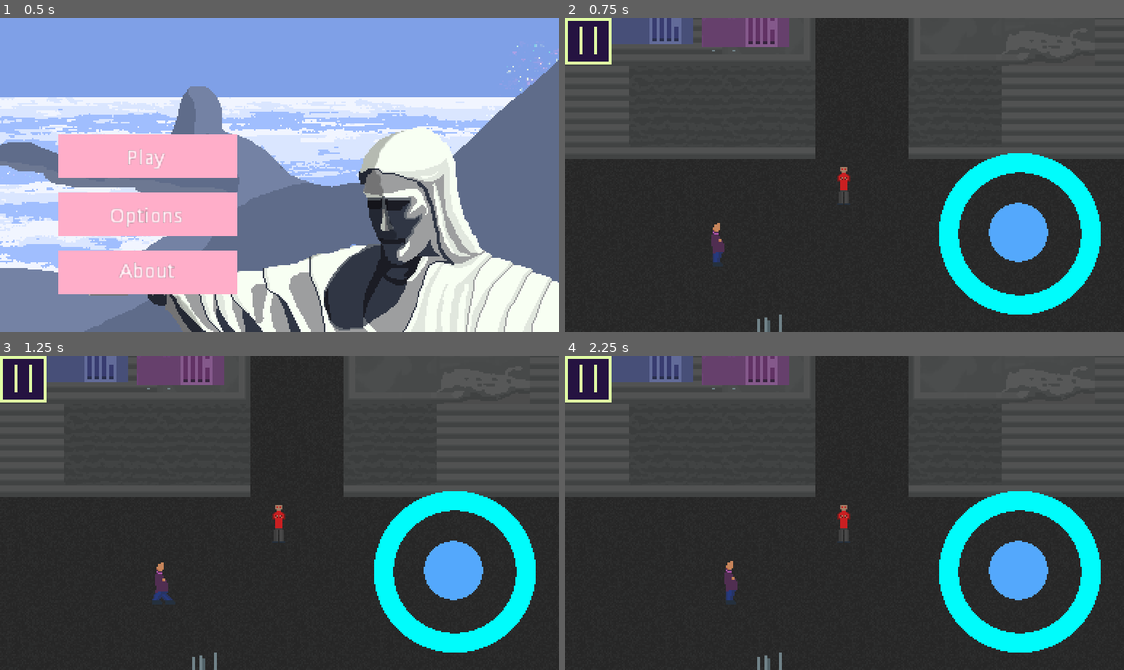
Above: before the commit, frames 1-4 (two rows, left to right).
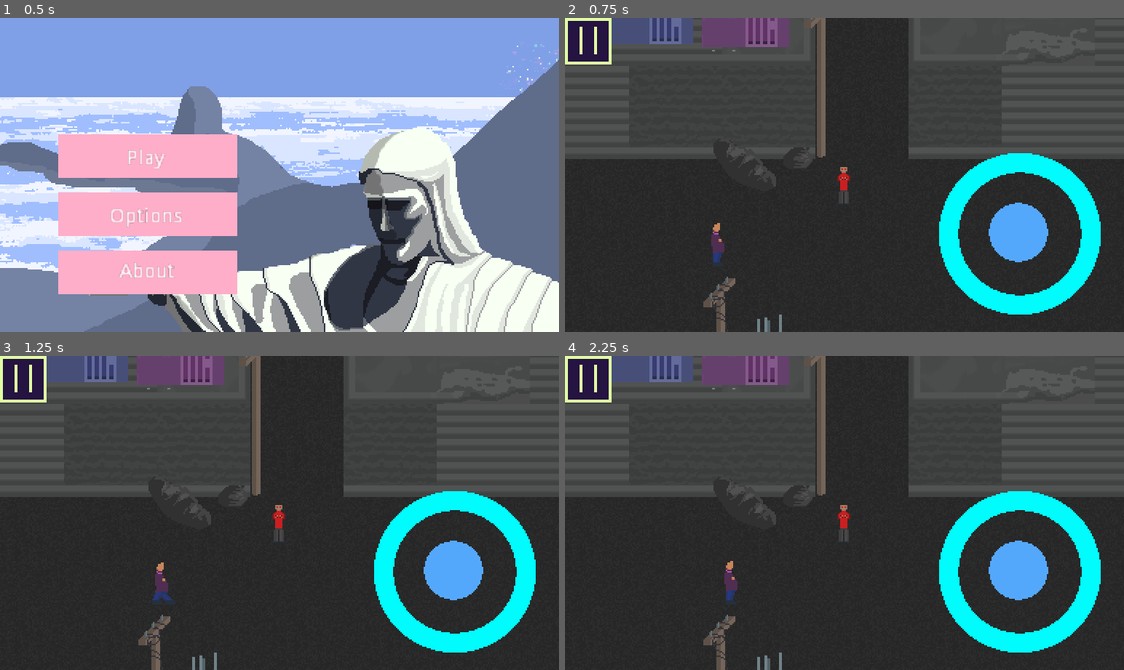
Above: after the commit, the same moments.

Repository: StitchedTeam/werewolf
Game: Godot game, scene res://GameScenes/MainMenu.tscn
Same seed, same stepped clock (60 frames per second), same inputs: the game is played once before the commit and once after it.
Inputs (mouse positions are in pixels of both pictures, inside the frame that each line leads up to):
- Up to frame 1 (0.5 s): no input
- Up to frame 2 (0.75 s): click "Play" at 0.5 s
- Up to frame 3 (1.25 s): no input
- Up to frame 4 (2.25 s): click (592, 384) at 1.25 s; click "Resume" at 2 s

Frame 1 is identical in both runs. In frame 2, 1.3% of the frame differs, in the area x 24-47%, y 0-100%; in frame 3, 1.3%; in frame 4, 1.3%.

Commit message:
Added scenario details

Diff:
--- a/Werewolf/Props/Scenario.tscn
+++ b/Werewolf/Props/Scenario.tscn
@@ -1,7 +1,8 @@
-[gd_scene load_steps=5 format=2]
+[gd_scene load_steps=6 format=2]
 
 [ext_resource path="res://Resources/Tilesets/background.tres" type="TileSet" id=1]
 [ext_resource path="res://Resources/Tilesets/houses.tres" type="TileSet" id=2]
+[ext_resource path="res://Resources/Tilesets/Elements.tres" type="TileSet" id=3]
 
 [sub_resource type="OccluderPolygon2D" id=1]
 
@@ -62,6 +63,26 @@
 "_edit_lock_": true
 }
 
+[node name="UpElements" type="TileMap" parent="."]
+mode = 0
+tile_set = ExtResource( 3 )
+cell_size = Vector2( 32, 32 )
+cell_quadrant_size = 16
+cell_custom_transform = Transform2D( 1, 0, 0, 1, 0, 0 )
+cell_half_offset = 2
+cell_tile_origin = 0
+cell_y_sort = false
+cell_clip_uv = false
+collision_use_kinematic = false
+collision_friction = 1.0
+collision_bounce = 0.0
+collision_layer = 8
+collision_mask = 8
+occluder_light_mask = 1
+format = 1
+tile_data = PoolIntArray( -262130, 19, 0, -196606, 21, 0, -65525, 20, 0, 196608, 0, 0, 196611, 11, 0, 196630, 10, 0, 262153, 5, 0, 262164, 19, 0, 327684, 20, 0, 327689, 21, 0, 327691, 15, 0, 458764, 19, 0, 458774, 18, 0, 524290, 21, 0, 786432, 3, 0, 851990, 3, 0, 983042, 12, 0, 983048, 10, 0, 983049, 1, 0, 983053, 11, 0, 983061, 10, 0, 983063, 11, 0, 1114123, 15, 0 )
+_sections_unfolded = [ "Cell", "Collision" ]
+
 [node name="LightOccluding" type="Node2D" parent="."]
 editor/display_folded = true
 
--- /dev/null
+++ b/Werewolf/Resources/Tilesets/Elements.tres
@@ -0,0 +1,268 @@
+[gd_resource type="TileSet" load_steps=4 format=2]
+
+[ext_resource path="res://Assets/Sprites/Scenario/MedStuff.png" type="Texture" id=1]
+[ext_resource path="res://Assets/Sprites/Scenario/SmallStuff.png" type="Texture" id=2]
+[ext_resource path="res://Assets/Sprites/Scenario/TallStuff.png" type="Texture" id=3]
+
+[resource]
+
+0/name = "Sprite"
+0/texture = ExtResource( 1 )
+0/tex_offset = Vector2( 0, 0 )
+0/modulate = Color( 1, 1, 1, 1 )
+0/region = Rect2( 0, 0, 90, 90 )
+0/tile_mode = 0
+0/occluder_offset = Vector2( 0, 0 )
+0/navigation_offset = Vector2( 0, 0 )
+0/shapes = [  ]
+0/z_index = 0
+1/name = "Sprite9"
+1/texture = ExtResource( 1 )
+1/tex_offset = Vector2( 0, 0 )
+1/modulate = Color( 1, 1, 1, 1 )
+1/region = Rect2( 180, 90, 90, 90 )
+1/tile_mode = 0
+1/occluder_offset = Vector2( 0, 0 )
+1/navigation_offset = Vector2( 0, 0 )
+1/shapes = [  ]
+1/z_index = 0
+2/name = "Sprite2"
+2/texture = ExtResource( 1 )
+2/tex_offset = Vector2( 0, 0 )
+2/modulate = Color( 1, 1, 1, 1 )
+2/region = Rect2( 90, 0, 90, 90 )
+2/tile_mode = 0
+2/occluder_offset = Vector2( 0, 0 )
+2/navigation_offset = Vector2( 0, 0 )
+2/shapes = [  ]
+2/z_index = 0
+3/name = "Sprite8"
+3/texture = ExtResource( 1 )
+3/tex_offset = Vector2( 0, 0 )
+3/modulate = Color( 1, 1, 1, 1 )
+3/region = Rect2( 270, 90, 90, 90 )
+3/tile_mode = 0
+3/occluder_offset = Vector2( 0, 0 )
+3/navigation_offset = Vector2( 0, 0 )
+3/shapes = [  ]
+3/z_index = 0
+4/name = "Sprite3"
+4/texture = ExtResource( 1 )
+4/tex_offset = Vector2( 0, 0 )
+4/modulate = Color( 1, 1, 1, 1 )
+4/region = Rect2( 180, 0, 90, 90 )
+4/tile_mode = 0
+4/occluder_offset = Vector2( 0, 0 )
+4/navigation_offset = Vector2( 0, 0 )
+4/shapes = [  ]
+4/z_index = 0
+5/name = "Sprite12"
+5/texture = ExtResource( 1 )
+5/tex_offset = Vector2( 0, 0 )
+5/modulate = Color( 1, 1, 1, 1 )
+5/region = Rect2( 360, 90, 90, 90 )
+5/tile_mode = 0
+5/occluder_offset = Vector2( 0, 0 )
+5/navigation_offset = Vector2( 0, 0 )
+5/shapes = [  ]
+5/z_index = 0
+6/name = "Sprite4"
+6/texture = ExtResource( 1 )
+6/tex_offset = Vector2( 0, 0 )
+6/modulate = Color( 1, 1, 1, 1 )
+6/region = Rect2( 270, 0, 90, 90 )
+6/tile_mode = 0
+6/occluder_offset = Vector2( 0, 0 )
+6/navigation_offset = Vector2( 0, 0 )
+6/shapes = [  ]
+6/z_index = 0
+7/name = "Sprite10"
+7/texture = ExtResource( 1 )
+7/tex_offset = Vector2( 0, 0 )
+7/modulate = Color( 1, 1, 1, 1 )
+7/region = Rect2( 0, 180, 90, 90 )
+7/tile_mode = 0
+7/occluder_offset = Vector2( 0, 0 )
+7/navigation_offset = Vector2( 0, 0 )
+7/shapes = [  ]
+7/z_index = 0
+8/name = "Sprite5"
+8/texture = ExtResource( 1 )
+8/tex_offset = Vector2( 0, 0 )
+8/modulate = Color( 1, 1, 1, 1 )
+8/region = Rect2( 360, 0, 90, 90 )
+8/tile_mode = 0
+8/occluder_offset = Vector2( 0, 0 )
+8/navigation_offset = Vector2( 0, 0 )
+8/shapes = [  ]
+8/z_index = 0
+9/name = "Sprite11"
+9/texture = ExtResource( 1 )
+9/tex_offset = Vector2( 0, 0 )
+9/modulate = Color( 1, 1, 1, 1 )
+9/region = Rect2( 90, 180, 90, 90 )
+9/tile_mode = 0
+9/occluder_offset = Vector2( 0, 0 )
+9/navigation_offset = Vector2( 0, 0 )
+9/shapes = [  ]
+9/z_index = 0
+10/name = "Sprite6"
+10/texture = ExtResource( 1 )
+10/tex_offset = Vector2( 0, 0 )
+10/modulate = Color( 1, 1, 1, 1 )
+10/region = Rect2( 0, 90, 90, 90 )
+10/tile_mode = 0
+10/occluder_offset = Vector2( 0, 0 )
+10/navigation_offset = Vector2( 0, 0 )
+10/shapes = [  ]
+10/z_index = 0
+11/name = "Sprite13"
+11/texture = ExtResource( 1 )
+11/tex_offset = Vector2( 0, 0 )
+11/modulate = Color( 1, 1, 1, 1 )
+11/region = Rect2( 180, 180, 90, 90 )
+11/tile_mode = 0
+11/occluder_offset = Vector2( 0, 0 )
+11/navigation_offset = Vector2( 0, 0 )
+11/shapes = [  ]
+11/z_index = 0
+12/name = "Sprite7"
+12/texture = ExtResource( 1 )
+12/tex_offset = Vector2( 0, 0 )
+12/modulate = Color( 1, 1, 1, 1 )
+12/region = Rect2( 90, 90, 90, 90 )
+12/tile_mode = 0
+12/occluder_offset = Vector2( 0, 0 )
+12/navigation_offset = Vector2( 0, 0 )
+12/shapes = [  ]
+12/z_index = 0
+13/name = "Sprite14"
+13/texture = ExtResource( 2 )
+13/tex_offset = Vector2( 0, 0 )
+13/modulate = Color( 1, 1, 1, 1 )
+13/region = Rect2( 0, 0, 40, 40 )
+13/tile_mode = 0
+13/occluder_offset = Vector2( 0, 0 )
+13/navigation_offset = Vector2( 0, 0 )
+13/shapes = [  ]
+13/z_index = 0
+14/name = "Sprite16"
+14/texture = ExtResource( 2 )
+14/tex_offset = Vector2( 0, 0 )
+14/modulate = Color( 1, 1, 1, 1 )
+14/region = Rect2( 80, 0, 40, 40 )
+14/tile_mode = 0
+14/occluder_offset = Vector2( 0, 0 )
+14/navigation_offset = Vector2( 0, 0 )
+14/shapes = [  ]
+14/z_index = 0
+15/name = "Sprite15"
+15/texture = ExtResource( 2 )
+15/tex_offset = Vector2( 0, 0 )
+15/modulate = Color( 1, 1, 1, 1 )
+15/region = Rect2( 40, 0, 40, 40 )
+15/tile_mode = 0
+15/occluder_offset = Vector2( 0, 0 )
+15/navigation_offset = Vector2( 0, 0 )
+15/shapes = [  ]
+15/z_index = 0
+16/name = "Sprite17"
+16/texture = ExtResource( 2 )
+16/tex_offset = Vector2( 0, 0 )
+16/modulate = Color( 1, 1, 1, 1 )
+16/region = Rect2( 120, 0, 40, 40 )
+16/tile_mode = 0
+16/occluder_offset = Vector2( 0, 0 )
+16/navigation_offset = Vector2( 0, 0 )
+16/shapes = [  ]
+16/z_index = 0
+17/name = "Sprite18"
+17/texture = ExtResource( 3 )
+17/tex_offset = Vector2( 0, 0 )
+17/modulate = Color( 1, 1, 1, 1 )
+17/region = Rect2( 0, 0, 65, 225 )
+17/tile_mode = 0
+17/occluder_offset = Vector2( 0, 0 )
+17/navigation_offset = Vector2( 0, 0 )
+17/shapes = [  ]
+17/z_index = 0
+18/name = "Sprite19"
+18/texture = ExtResource( 3 )
+18/tex_offset = Vector2( 0, 0 )
+18/modulate = Color( 1, 1, 1, 1 )
+18/region = Rect2( 65, 0, 65, 225 )
+18/tile_mode = 0
+18/occluder_offset = Vector2( 0, 0 )
+18/navigation_offset = Vector2( 0, 0 )
+18/shapes = [  ]
+18/z_index = 0
+19/name = "Sprite20"
+19/texture = ExtResource( 3 )
+19/tex_offset = Vector2( 0, 0 )
+19/modulate = Color( 1, 1, 1, 1 )
+19/region = Rect2( 130, 0, 65, 225 )
+19/tile_mode = 0
+19/occluder_offset = Vector2( 0, 0 )
+19/navigation_offset = Vector2( 0, 0 )
+19/shapes = [  ]
+19/z_index = 0
+20/name = "Sprite21"
+20/texture = ExtResource( 3 )
+20/tex_offset = Vector2( 0, 0 )
+20/modulate = Color( 1, 1, 1, 1 )
+20/region = Rect2( 195, 0, 65, 225 )
+20/tile_mode = 0
+20/occluder_offset = Vector2( 0, 0 )
+20/navigation_offset = Vector2( 0, 0 )
+20/shapes = [  ]
+20/z_index = 0
+21/name = "Sprite22"
+21/texture = ExtResource( 3 )
+21/tex_offset = Vector2( 0, 0 )
+21/modulate = Color( 1, 1, 1, 1 )
+21/region = Rect2( 260, 0, 65, 225 )
+21/tile_mode = 0
+21/occluder_offset = Vector2( 0, 0 )
+21/navigation_offset = Vector2( 0, 0 )
+21/shapes = [  ]
+21/z_index = 0
+22/name = "Sprite23"
+22/texture = ExtResource( 3 )
+22/tex_offset = Vector2( 0, 0 )
+22/modulate = Color( 1, 1, 1, 1 )
+22/region = Rect2( 325, 0, 65, 225 )
+22/tile_mode = 0
+22/occluder_offset = Vector2( 0, 0 )
+22/navigation_offset = Vector2( 0, 0 )
+22/shapes = [  ]
+22/z_index = 0
+23/name = "Sprite24"
+23/texture = ExtResource( 3 )
+23/tex_offset = Vector2( 0, 0 )
+23/modulate = Color( 1, 1, 1, 1 )
+23/region = Rect2( 390, 0, 65, 225 )
+23/tile_mode = 0
+23/occluder_offset = Vector2( 0, 0 )
+23/navigation_offset = Vector2( 0, 0 )
+23/shapes = [  ]
+23/z_index = 0
+24/name = "Sprite25"
+24/texture = ExtResource( 3 )
+24/tex_offset = Vector2( 0, 0 )
+24/modulate = Color( 1, 1, 1, 1 )
+24/region = Rect2( 455, 0, 65, 225 )
+24/tile_mode = 0
+24/occluder_offset = Vector2( 0, 0 )
+24/navigation_offset = Vector2( 0, 0 )
+24/shapes = [  ]
+24/z_index = 0
+25/name = "Sprite26"
+25/texture = ExtResource( 3 )
+25/tex_offset = Vector2( 0, 0 )
+25/modulate = Color( 1, 1, 1, 1 )
+25/region = Rect2( 520, 0, 65, 225 )
+25/tile_mode = 0
+25/occluder_offset = Vector2( 0, 0 )
+25/navigation_offset = Vector2( 0, 0 )
+25/shapes = [  ]
+25/z_index = 0
--- /dev/null
+++ b/Werewolf/Resources/Tilesets/Elements.tscn
@@ -0,0 +1,224 @@
+[gd_scene load_steps=4 format=2]
+
+[ext_resource path="res://Assets/Sprites/Scenario/MedStuff.png" type="Texture" id=1]
+[ext_resource path="res://Assets/Sprites/Scenario/SmallStuff.png" type="Texture" id=2]
+[ext_resource path="res://Assets/Sprites/Scenario/TallStuff.png" type="Texture" id=3]
+
+[node name="Elements" type="Node"]
+
+[node name="Sprite" type="Sprite" parent="."]
+texture = ExtResource( 1 )
+centered = false
+vframes = 3
+hframes = 5
+_sections_unfolded = [ "Animation", "Offset" ]
+
+[node name="Sprite9" type="Sprite" parent="."]
+position = Vector2( 0, 90 )
+texture = ExtResource( 1 )
+centered = false
+vframes = 3
+hframes = 5
+frame = 7
+_sections_unfolded = [ "Animation", "Offset" ]
+
+[node name="Sprite2" type="Sprite" parent="."]
+position = Vector2( 90, 0 )
+texture = ExtResource( 1 )
+centered = false
+vframes = 3
+hframes = 5
+frame = 1
+_sections_unfolded = [ "Animation", "Offset" ]
+
+[node name="Sprite8" type="Sprite" parent="."]
+position = Vector2( 90, 90 )
+texture = ExtResource( 1 )
+centered = false
+vframes = 3
+hframes = 5
+frame = 8
+_sections_unfolded = [ "Animation", "Offset" ]
+
+[node name="Sprite3" type="Sprite" parent="."]
+position = Vector2( 180, 0 )
+texture = ExtResource( 1 )
+centered = false
+vframes = 3
+hframes = 5
+frame = 2
+_sections_unfolded = [ "Animation", "Offset" ]
+
+[node name="Sprite12" type="Sprite" parent="."]
+position = Vector2( 180, 90 )
+texture = ExtResource( 1 )
+centered = false
+vframes = 3
+hframes = 5
+frame = 9
+_sections_unfolded = [ "Animation", "Offset" ]
+
+[node name="Sprite4" type="Sprite" parent="."]
+position = Vector2( 270, 0 )
+texture = ExtResource( 1 )
+centered = false
+vframes = 3
+hframes = 5
+frame = 3
+_sections_unfolded = [ "Animation", "Offset" ]
+
+[node name="Sprite10" type="Sprite" parent="."]
+position = Vector2( 270, 90 )
+texture = ExtResource( 1 )
+centered = false
+vframes = 3
+hframes = 5
+frame = 10
+_sections_unfolded = [ "Animation", "Offset" ]
+
+[node name="Sprite5" type="Sprite" parent="."]
+position = Vector2( 360, 0 )
+texture = ExtResource( 1 )
+centered = false
+vframes = 3
+hframes = 5
+frame = 4
+_sections_unfolded = [ "Animation", "Offset" ]
+
+[node name="Sprite11" type="Sprite" parent="."]
+position = Vector2( 360, 90 )
+texture = ExtResource( 1 )
+centered = false
+vframes = 3
+hframes = 5
+frame = 11
+_sections_unfolded = [ "Animation", "Offset" ]
+
+[node name="Sprite6" type="Sprite" parent="."]
+position = Vector2( 450, 0 )
+texture = ExtResource( 1 )
+centered = false
+vframes = 3
+hframes = 5
+frame = 5
+_sections_unfolded = [ "Animation", "Offset" ]
+
+[node name="Sprite13" type="Sprite" parent="."]
+position = Vector2( 450, 90 )
+texture = ExtResource( 1 )
+centered = false
+vframes = 3
+hframes = 5
+frame = 12
+_sections_unfolded = [ "Animation", "Offset" ]
+
+[node name="Sprite7" type="Sprite" parent="."]
+position = Vector2( 540, 0 )
+texture = ExtResource( 1 )
+centered = false
+vframes = 3
+hframes = 5
+frame = 6
+_sections_unfolded = [ "Animation", "Offset" ]
+
+[node name="Sprite14" type="Sprite" parent="."]
+position = Vector2( 540, 90 )
+texture = ExtResource( 2 )
+centered = false
+hframes = 4
+_sections_unfolded = [ "Animation", "Offset" ]
+
+[node name="Sprite16" type="Sprite" parent="."]
+position = Vector2( 540, 130 )
+texture = ExtResource( 2 )
+centered = false
+hframes = 4
+frame = 2
+_sections_unfolded = [ "Animation", "Offset", "Region" ]
+
+[node name="Sprite15" type="Sprite" parent="."]
+position = Vector2( 580, 90 )
+texture = ExtResource( 2 )
+centered = false
+hframes = 4
+frame = 1
+_sections_unfolded = [ "Animation", "Offset" ]
+
+[node name="Sprite17" type="Sprite" parent="."]
+position = Vector2( 580, 130 )
+texture = ExtResource( 2 )
+centered = false
+hframes = 4
+frame = 3
+_sections_unfolded = [ "Animation", "Offset" ]
+
+[node name="Sprite18" type="Sprite" parent="."]
+position = Vector2( 0, 180 )
+texture = ExtResource( 3 )
+centered = false
+hframes = 9
+_sections_unfolded = [ "Animation", "Offset", "texture" ]
+
+[node name="Sprite19" type="Sprite" parent="."]
+position = Vector2( 65, 180 )
+texture = ExtResource( 3 )
+centered = false
+hframes = 9
+frame = 1
+_sections_unfolded = [ "Animation", "Offset", "texture" ]
+
+[node name="Sprite20" type="Sprite" parent="."]
+position = Vector2( 130, 180 )
+texture = ExtResource( 3 )
+centered = false
+hframes = 9
+frame = 2
+_sections_unfolded = [ "Animation", "Offset", "texture" ]
+
+[node name="Sprite21" type="Sprite" parent="."]
+position = Vector2( 195, 180 )
+texture = ExtResource( 3 )
+centered = false
+hframes = 9
+frame = 3
+_sections_unfolded = [ "Animation", "Offset", "texture" ]
+
+[node name="Sprite22" type="Sprite" parent="."]
+position = Vector2( 260, 180 )
+texture = ExtResource( 3 )
+centered = false
+hframes = 9
+frame = 4
+_sections_unfolded = [ "Animation", "Offset", "texture" ]
+
+[node name="Sprite23" type="Sprite" parent="."]
+position = Vector2( 325, 180 )
+texture = ExtResource( 3 )
+centered = false
+hframes = 9
+frame = 5
+_sections_unfolded = [ "Animation", "Offset", "texture" ]
+
+[node name="Sprite24" type="Sprite" parent="."]
+position = Vector2( 390, 180 )
+texture = ExtResource( 3 )
+centered = false
+hframes = 9
+frame = 6
+_sections_unfolded = [ "Animation", "Offset", "texture" ]
+
+[node name="Sprite25" type="Sprite" parent="."]
+position = Vector2( 455, 180 )
+texture = ExtResource( 3 )
+centered = false
+hframes = 9
+frame = 7
+_sections_unfolded = [ "Animation", "Offset", "texture" ]
+
+[node name="Sprite26" type="Sprite" parent="."]
+position = Vector2( 520, 180 )
+texture = ExtResource( 3 )
+centered = false
+hframes = 9
+frame = 8
+_sections_unfolded = [ "Animation", "Offset", "texture" ]
